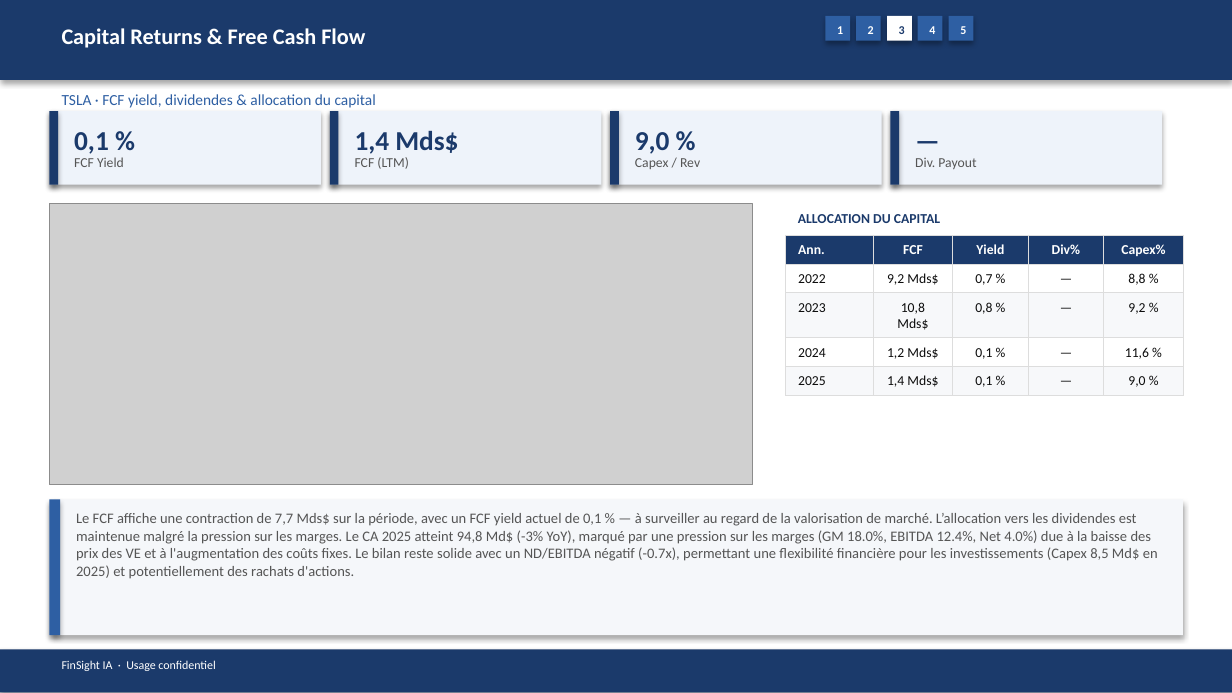
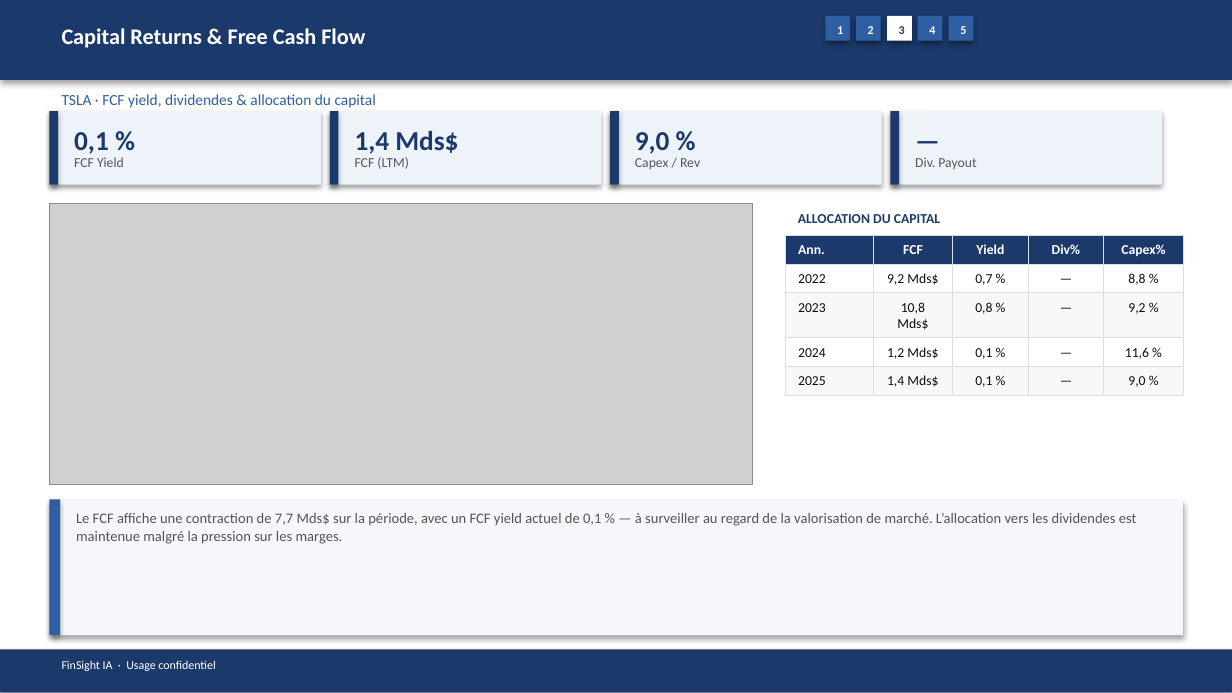
Before and after one commit to baptistejeh07-art/finsight-ia, a slide deck: slide 16 of preview/TSLA/TSLA_pitchbook.pptx. Drawn at 1232x693 pixels with LibreOffice and Linux fonts; fonts in the diff are those of the drawing; grey boxes stand for pictures. Boxes give left, top, right and bottom in pixels: in the first picture for what was removed or moved away, otherwise in the second. Text is boxed around its words. In the diff, an @@ line names an element or a change of style, - is before the commit and + after.

```diff
--- a/preview/TSLA/TSLA_pitchbook.pptx
+++ b/preview/TSLA/TSLA_pitchbook.pptx
@@ text at [76, 513, 1137, 544]: text changed @@
-Le FCF affiche une contraction de 7,7 Mds$ sur la période, avec un FCF yield actuel de 0,1 % — à surveiller au regard de la valorisation de marché. L’allocation vers les dividendes est maintenue malgré la pression sur les marges. Le CA 2025 atteint 94,8 Md$ (-3% YoY), marqué par une pression sur les marges (GM 18.0%, EBITDA 12.4%, Net 4.0%) due à la baisse des prix des VE et à l'augmentation des coûts fixes. Le bilan reste solide avec un ND/EBITDA négatif (-0.7x), permettant une flexibilité financière pour les investissements (Capex 8,5 Md$ en 2025) et potentiellement des rachats d'actions.
+Le FCF affiche une contraction de 7,7 Mds$ sur la période, avec un FCF yield actuel de 0,1 % — à surveiller au regard de la valorisation de marché. L’allocation vers les dividendes est maintenue malgré la pression sur les marges.
```
Also in this commit, not shown: 17 other slides changed, 4 other files.
